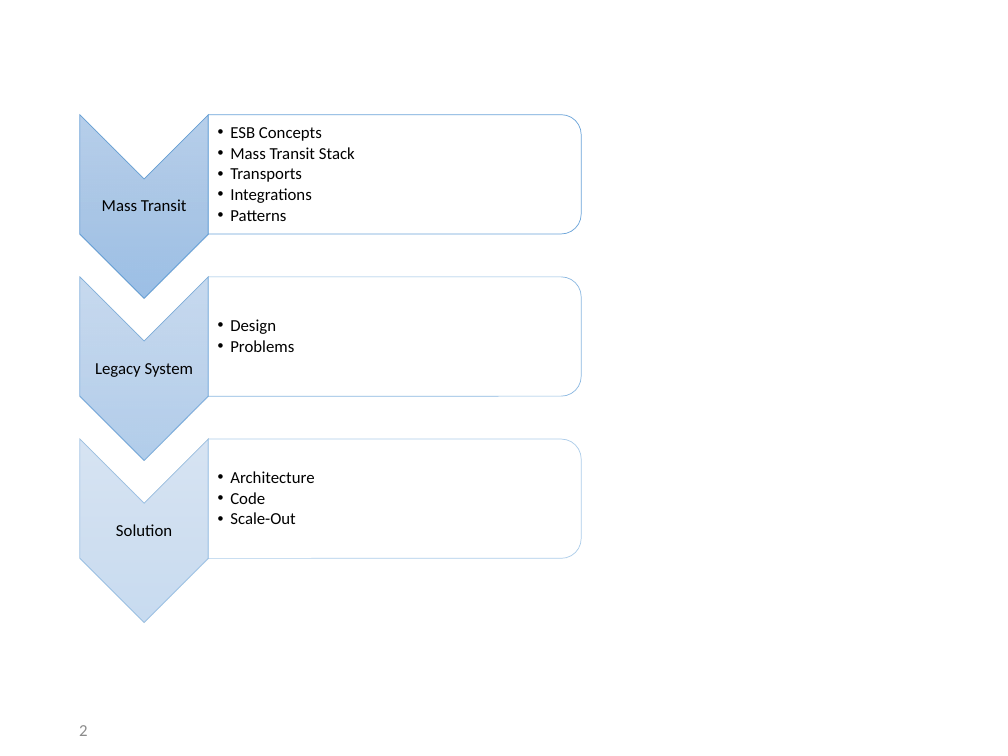
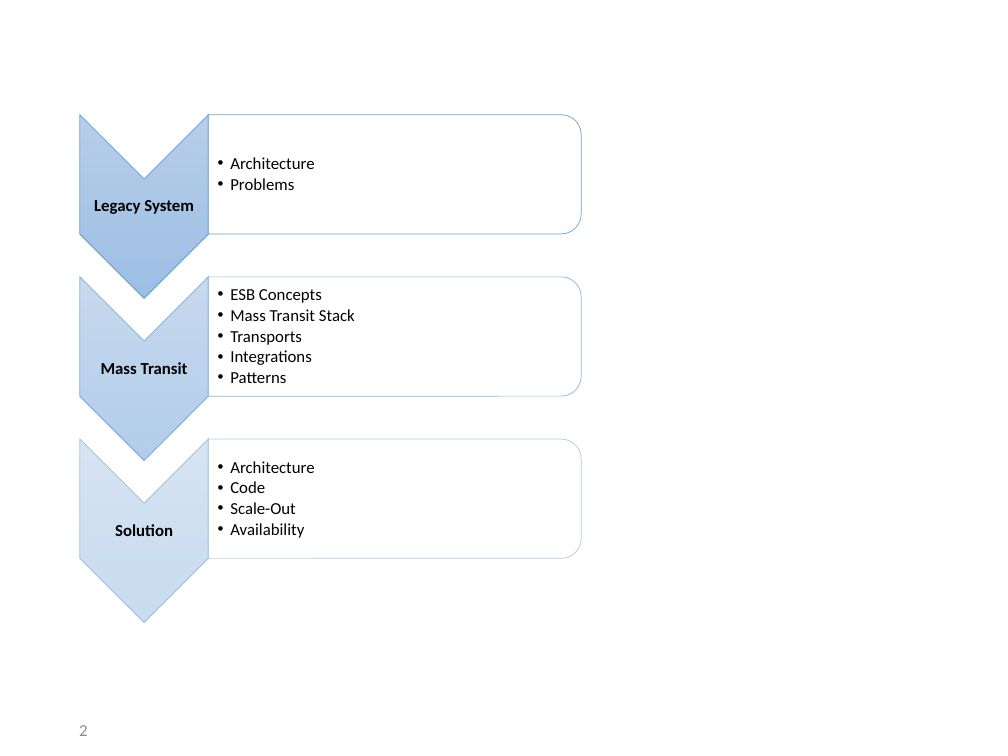
Before and after one commit to amichel/PaymentsGateway.MassTransit.Demo, a slide deck: slide 2 of Presentation/Service Bus Integration Patterns.pptx. Drawn at 1008x756 pixels with LibreOffice and Linux fonts; fonts in the diff are those of the drawing; background and template pictures are left out. Boxes give left, top, right and bottom in pixels: in the first picture for what was removed or moved away, otherwise in the second. Text is boxed around its words. In the diff, an @@ line names an element or a change of style, - is before the commit and + after.

Commit message:
Presentation

```diff
--- a/Presentation/Service Bus Integration Patterns.pptx
+++ b/Presentation/Service Bus Integration Patterns.pptx
@@ bold on in 3 elements at box(115, 524, 173, 536), box(101, 362, 188, 374), box(94, 200, 194, 214) @@
@@ text "Legacy System": place and size @@
-text "Legacy System" at box(95, 363, 193, 377)
+text "Legacy System" at box(94, 200, 194, 214)
@@ text added at box(230, 157, 314, 190), 12 pt, text #000000 @@
+  •• Architecture
+  •• Problems
@@ text "ESB Concepts": place and size @@
-text "ESB Concepts" at box(230, 127, 355, 221)
+text "ESB Concepts" at box(230, 289, 355, 383)
@@ text removed at box(230, 319, 294, 352) @@
-  •• Design
-  •• Problems
@@ text "Mass Transit": place and size @@
-text "Mass Transit" at box(102, 199, 186, 211)
+text "Mass Transit" at box(101, 362, 188, 374)
@@ text at box(230, 523, 304, 538): paragraph added @@
+  •• Availability
```
Also in this commit, not shown: 2 slides added, 1 slide removed, 1 other file.
